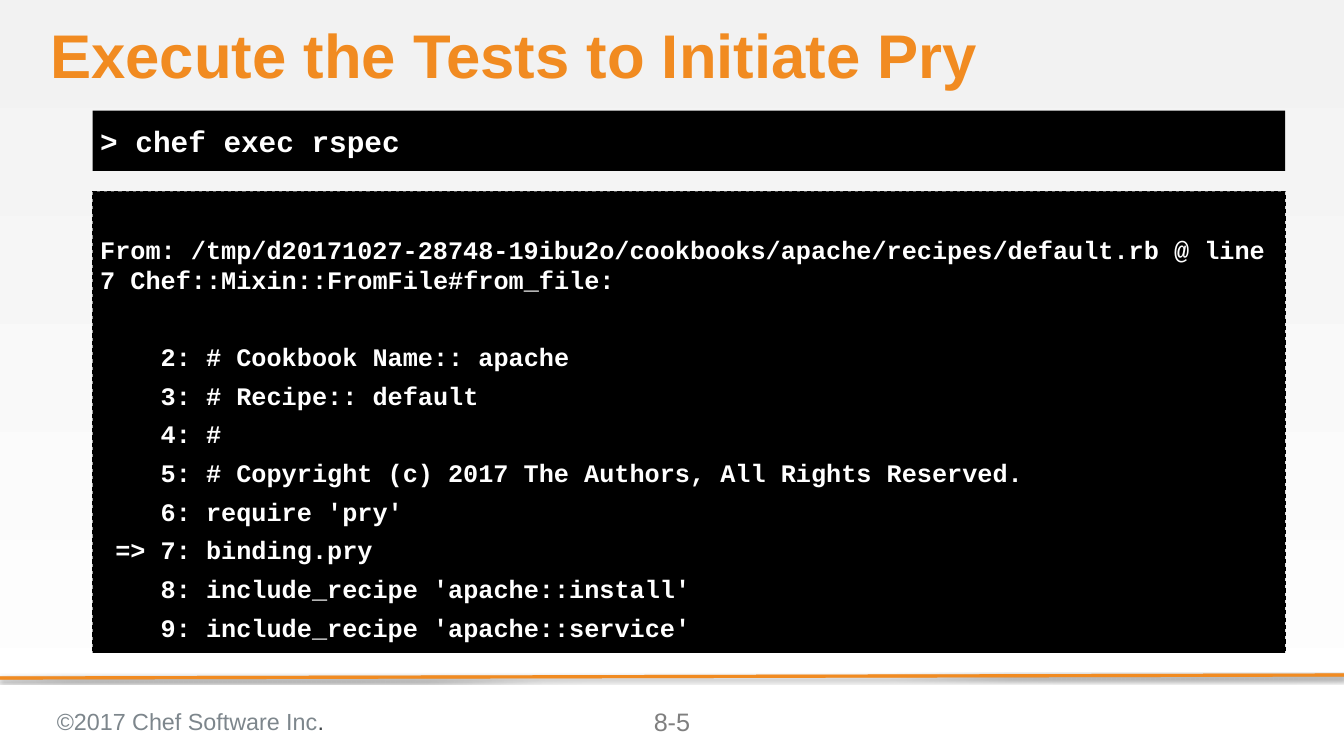
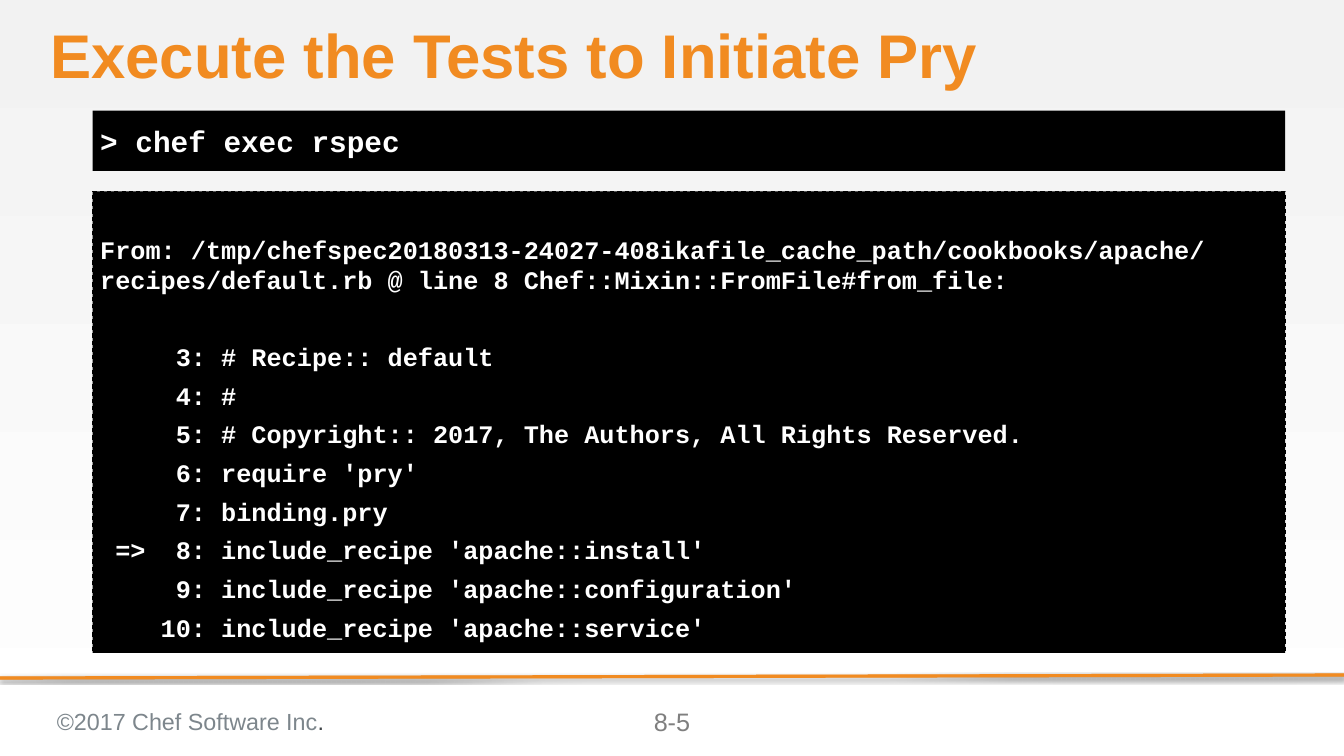
Before and after one commit to ericheiser/chef-intermediate, a slide deck: slide 5 of 08-refactoring_for_multiple_platforms.pptx. Drawn at 1344x756 pixels with LibreOffice and Linux fonts; fonts in the diff are those of the drawing; background and template pictures are left out. Boxes give left, top, right and bottom in pixels: in the first picture for what was removed or moved away, otherwise in the second. Text is boxed around its words. In the diff, an @@ line names an element or a change of style, - is before the commit and + after.

```diff
--- a/08-refactoring_for_multiple_platforms.pptx
+++ b/08-refactoring_for_multiple_platforms.pptx
@@ text at [100,240,1204,295]: text changed @@
-From: /tmp/d20171027-28748-19ibu2o/cookbooks/apache/recipes/default.rb @ line 7 Chef::Mixin::FromFile#from_file:
-2: # Cookbook Name:: apache
+From: /tmp/chefspec20180313-24027-408ikafile_cache_path/cookbooks/apache/recipes/default.rb @ line 8 Chef::Mixin::FromFile#from_file:
@@ text at [176,425,1023,449]: text changed @@
-5: # Copyright (c) 2017 The Authors, All Rights Reserved.
+5: # Copyright:: 2017, The Authors, All Rights Reserved.
@@ text at [161,502,796,643]: text changed @@
-=> 7: binding.pry
-8: include_recipe 'apache::install'
-9: include_recipe 'apache::service'
+7: binding.pry
+=> 8: include_recipe 'apache::install'
+9: include_recipe 'apache::configuration'
+10: include_recipe 'apache::service'
```
Also in this commit, not shown: 15 other slides changed, 3 slides removed.
